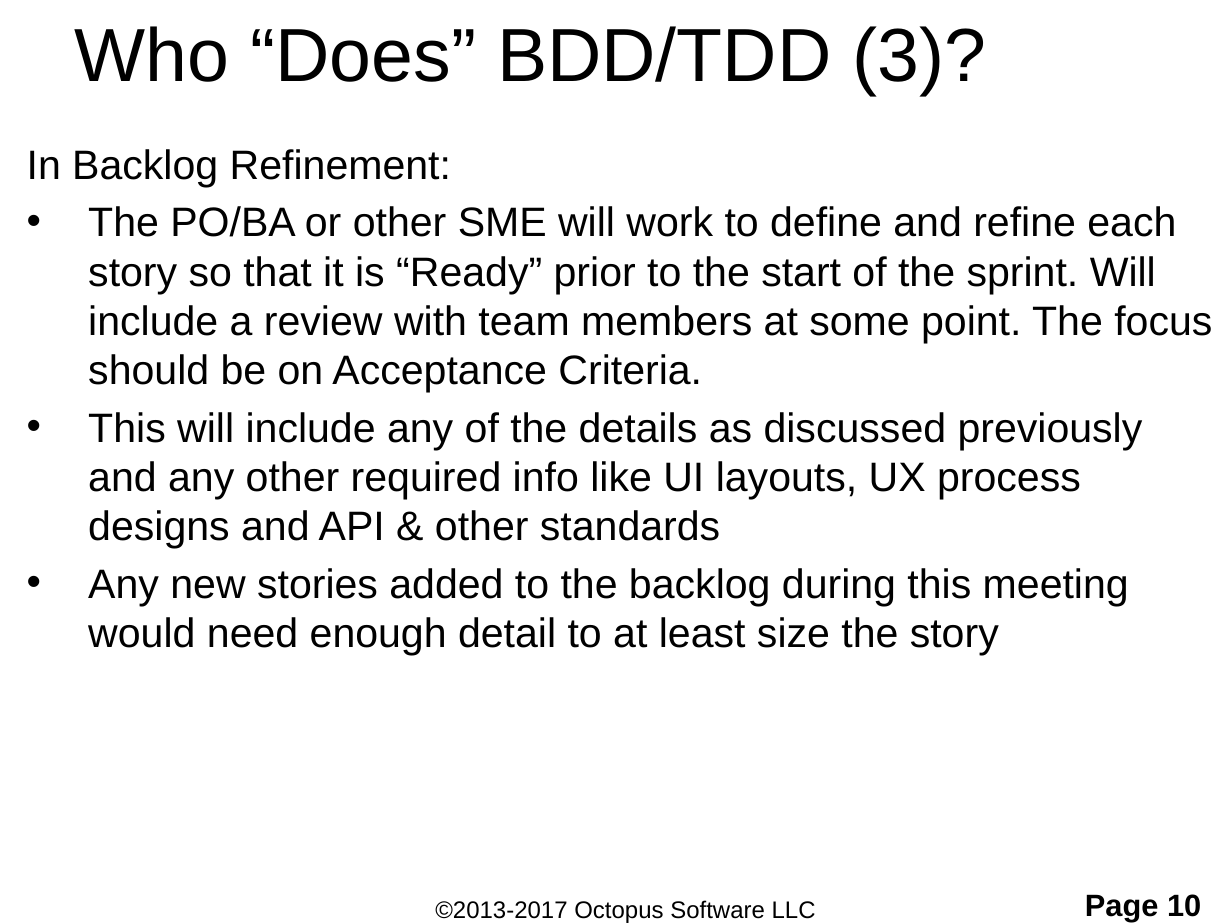
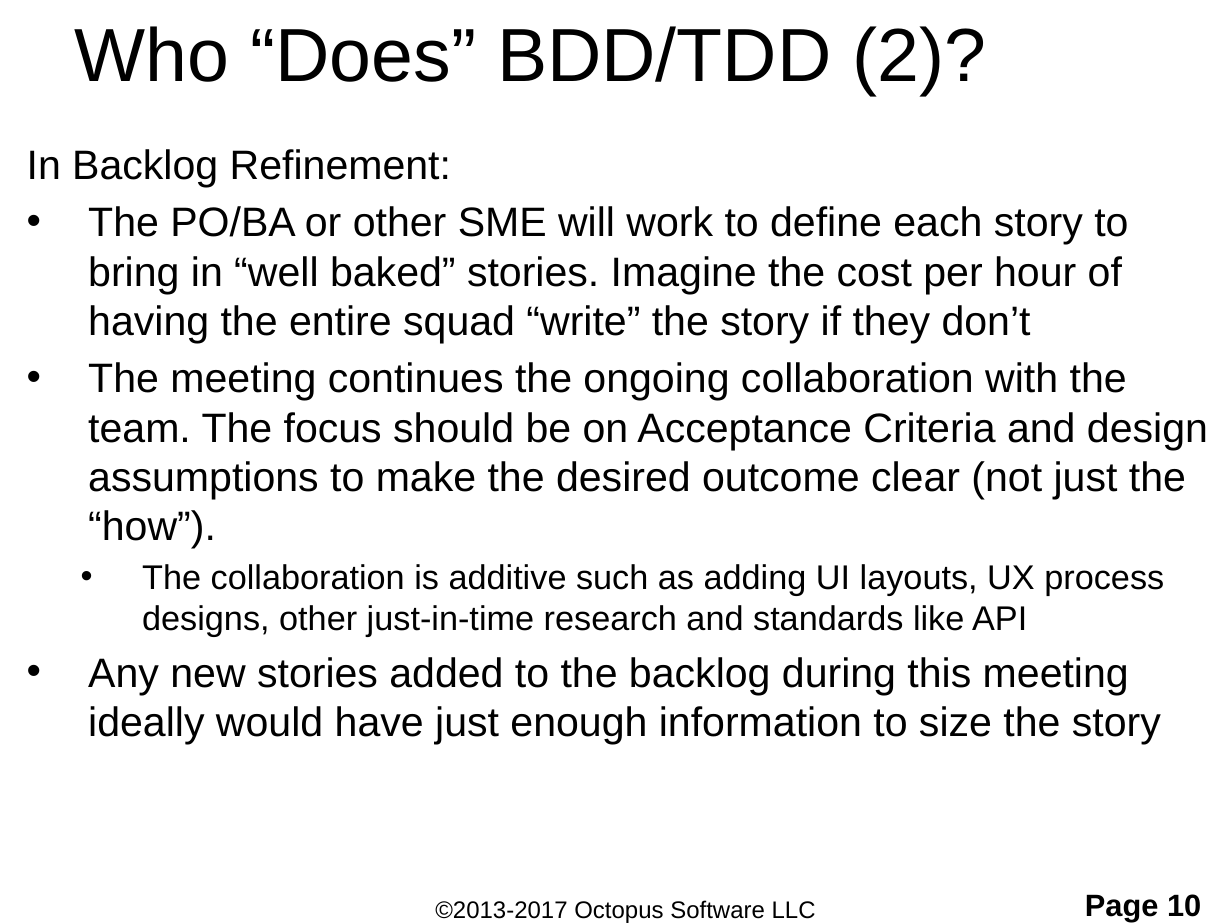
Before and after one commit to ShaneOctopus/RomanConversionStarting, a slide deck: slide 10 of workingFiles/TDD and BDD.pptx. Drawn at 1232x924 pixels with LibreOffice and Linux fonts; fonts in the diff are those of the drawing; background and template pictures are left out. Boxes give left, top, right and bottom in pixels: in the first picture for what was removed or moved away, otherwise in the second. Text is boxed around its words. In the diff, an @@ line names an element or a change of style, - is before the commit and + after.

```diff
--- a/workingFiles/TDD and BDD.pptx
+++ b/workingFiles/TDD and BDD.pptx
@@ title at box(75, 26, 986, 95): text changed @@
-Who “Does” BDD/TDD (3)?
+Who “Does” BDD/TDD (2)?
@@ text at box(88, 206, 1208, 744): text changed @@
-• The PO/BA or other SME will work to define and refine each story so that it is “Ready” prior to the start of the sprint. Will include a review with team members at some point. The focus should be on Acceptance Criteria.
-• This will include any of the details as discussed previously and any other required info like UI layouts, UX process designs and API & other standards
-• Any new stories added to the backlog during this meeting would need enough detail to at least size the story
+• The PO/BA or other SME will work to define each story to bring in “well baked” stories. Imagine the cost per hour of having the entire squad “write” the story if they don’t
+• The meeting continues the ongoing collaboration with the team. The focus should be on Acceptance Criteria and design assumptions to make the desired outcome clear (not just the “how”).
+  • The collaboration is additive such as adding UI layouts, UX process designs, other just-in-time research and standards like API
+• Any new stories added to the backlog during this meeting ideally would have just enough information to size the story
```
Also in this commit, not shown: 13 other slides changed, 1 slide added, 1 other file.
